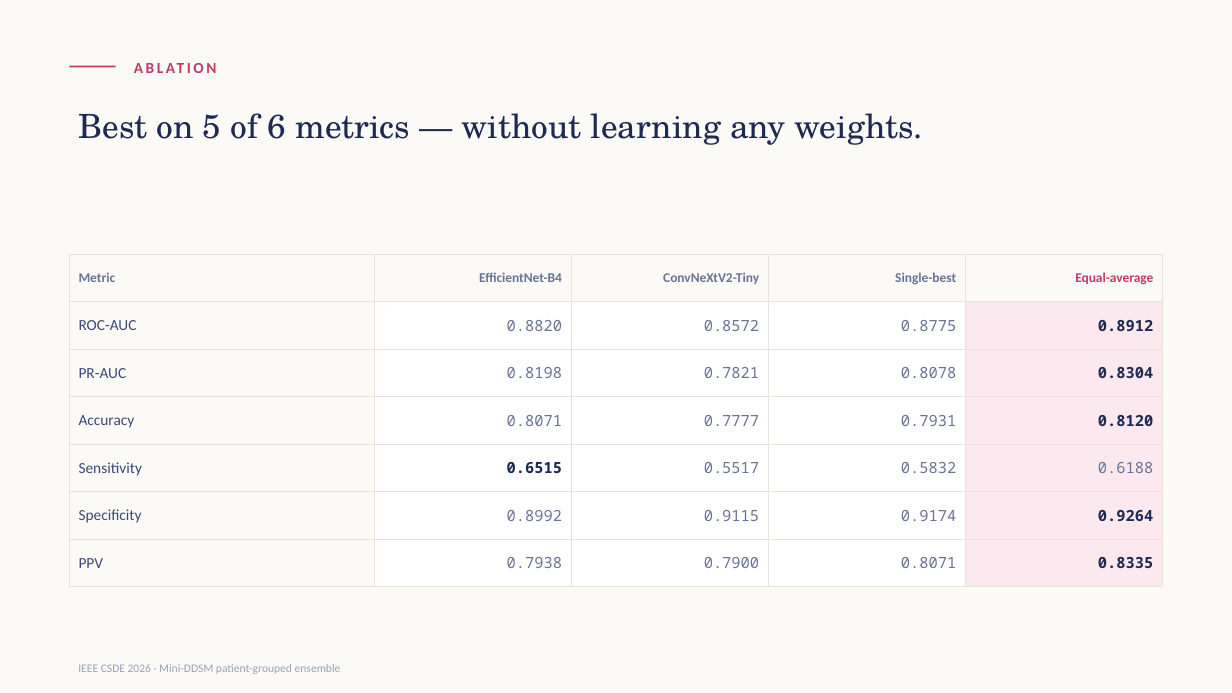
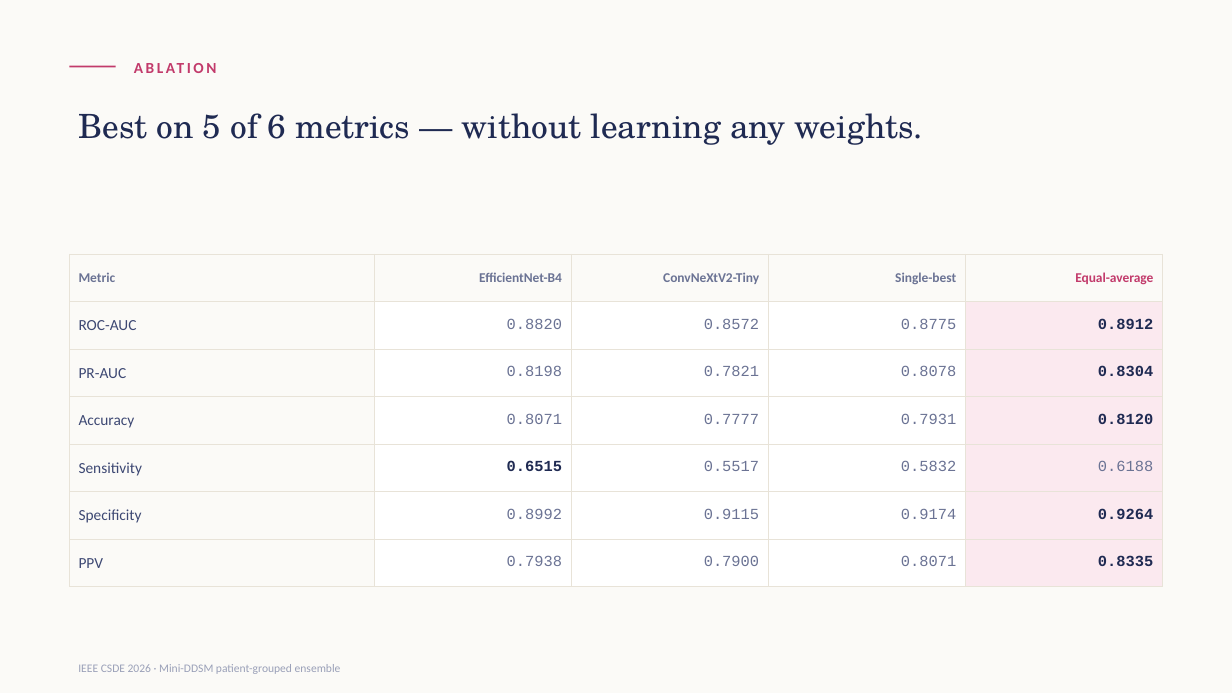
Before and after one commit to NoorAbdullah02/MINI_DDSM, a slide deck: slide 8 of Mini-DDSM-CSDE2026-Presentation.pptx. Drawn at 1232x693 pixels with LibreOffice and Linux fonts; fonts in the diff are those of the drawing. Boxes give left, top, right and bottom in pixels: in the first picture for what was removed or moved away, otherwise in the second. Text is boxed around its words. In the diff, an @@ line names an element or a change of style, - is before the commit and + after.

```diff
--- a/Mini-DDSM-CSDE2026-Presentation.pptx
+++ b/Mini-DDSM-CSDE2026-Presentation.pptx
@@ table at <box>69,254,1162,587</box> @@
@@ font Noto Sans Mono to Courier New in "0.8820", "0.8572", "0.8775", "0.8912" and 20 more places @@
```
Also in this commit, not shown: 6 other slides changed, 1 other file.
